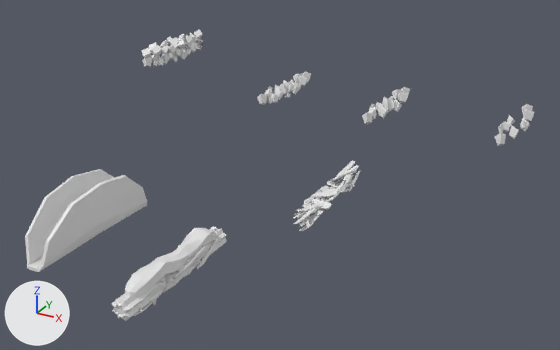
One commit to the FBX model FoodTruckVR/Assets/Meshes/FT_Taco_Meat_L0.fbx: the scene before it, then after it.
Before and after are seen from a 50 mm camera at (3.39, -4.38, 3.24) aimed at (0.4, 1.06, 0.52). Arrows for +X, +Y and +Z are at lower left; the lights stay in place. Where no turn or scale is listed for an object, it has been applied to the vertices.
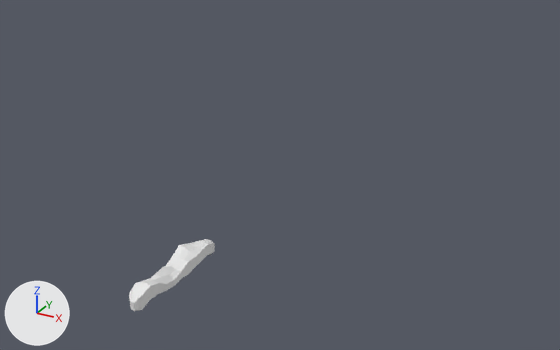
Boxes [x1, y1, x2, y2] around the edits, measured in the pictures (560 x 350 px):
'Circle.002', deleted
    before: [25, 169, 147, 272]
'Cube.025', deleted
    before: [125, 228, 214, 298]
'Cube.037', deleted
    before: [293, 160, 361, 231]
'Cube.034', deleted
    before: [142, 29, 203, 68]
'Cylinder.001', deleted
    before: [112, 228, 227, 321]
'Cube.028', deleted
    before: [257, 72, 311, 105]
'Cube.019', deleted
    before: [362, 87, 410, 124]
'Cube.035', deleted
    before: [495, 104, 534, 146]
'Cube.031', deleted
    before: [133, 226, 218, 316]
'Icosphere.000', deleted
    before: [148, 265, 192, 305]
'Cube.017', unchanged, uncovered by the edit
    before: [141, 242, 211, 307]
    after: [129, 239, 215, 311]

The edits, one by one:
Object 'Cube.035' (ob_cube_035) is deleted.
Object 'Cube.037' (ob_cube_037) is deleted.
Object 'Cube.034' (ob_cube_034) is deleted.
Object 'Cube.025' (ob_cube_025) is deleted.
Object 'Circle.002' (ob_circle_002) is deleted.
Object 'Icosphere.000' (ob_icosphere_000) is deleted.
Object 'Cylinder.001' (ob_cylinder_001) is deleted.
Object 'Cube.028' (ob_cube_028) is deleted.
Object 'Cube.019' (ob_cube_019) is deleted.
Object 'Cube.031' (ob_cube_031) is deleted.
